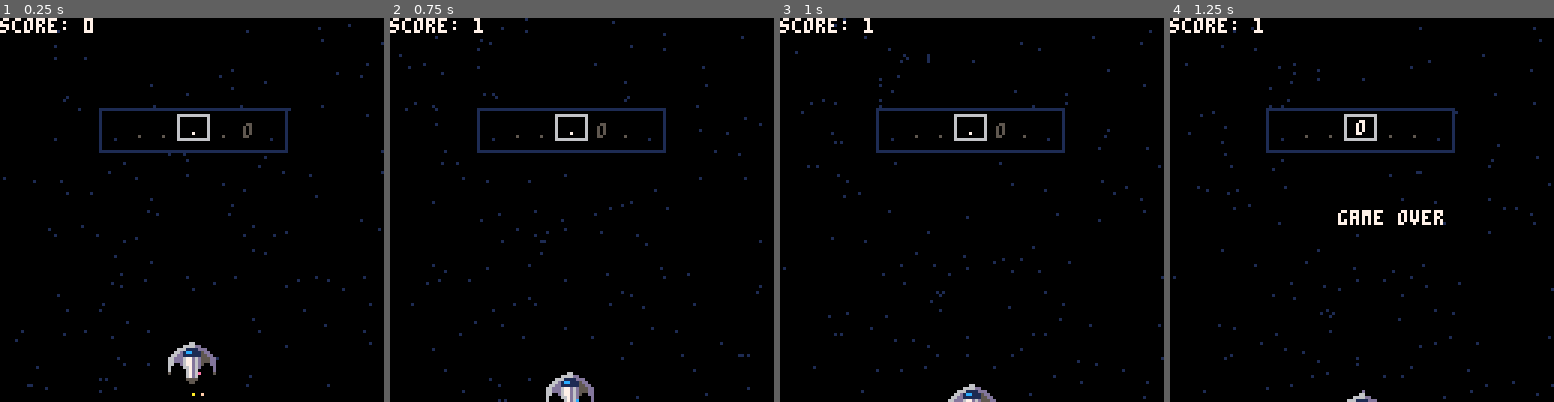
Above: before the commit, frames 1-4 (left to right).
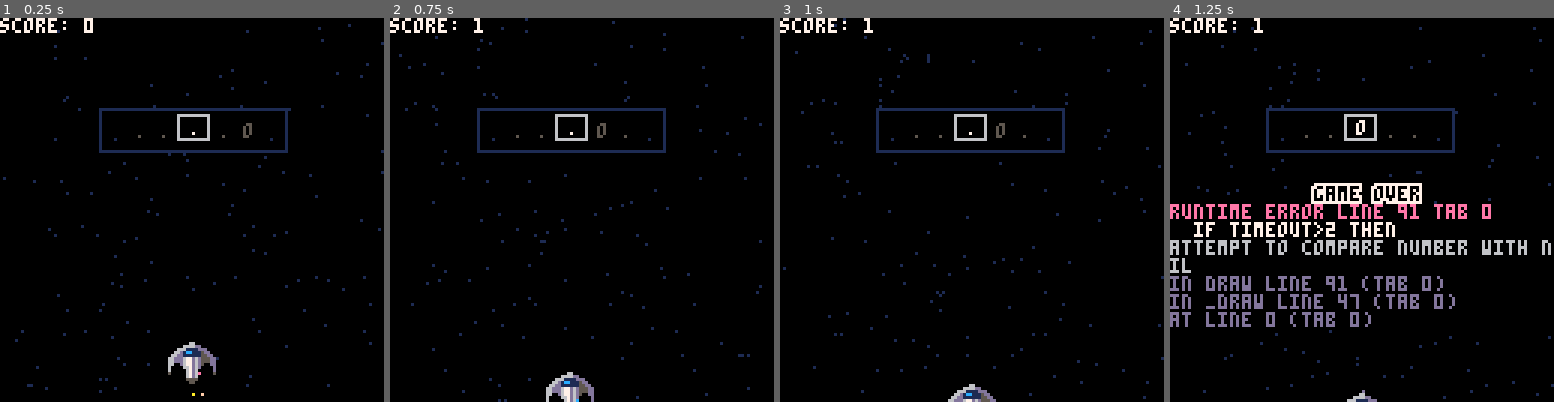
Above: after the commit, the same moments.

Repository: ryanford/EDM-Blastoff
Game: PICO-8 cartridge rhythm-game.p8
The game is run twice, just before and just after one commit, with the same random seed, the same clock (stepped at 60 frames per second) and the same inputs.
Inputs:
- Up to frame 1 (0.25 s): no input
- Up to frame 2 (0.75 s): tap X (X key) at 0.33 s; tap O (Z key) at 0.7 s
- Up to frame 3 (1 s): no input
- Up to frame 4 (1.25 s): tap X (X key) at 1.07 s

Frames 1-3 are identical in both runs. In frame 4, 8.1% of the frame differs, in the area x 0-100%, y 42-82%.
Error after the commit: runtime error line 91 tab 0; if timeout>2 then; attempt to compare number with nil

Commit message:
Gameover with restart

Diff:
--- a/rhythm-game.p8
+++ b/rhythm-game.p8
@@ -85,10 +85,15 @@
 end
 
 function gameover_update()
+  if (btn(5) and timeout>2) _init()
+  timeout+=dt
 end
 
 function gameover_draw()
-  print("game over",56,64,7)
+  print_outline("game over",48,56,7,0)
+  if timeout>2 then
+    print_outline("press x to restart",28,72,7,0)
+  end
 end
 
 function gameover()
@@ -407,6 +412,18 @@
   print("score: " .. flr(score),0,0,7)
 end
 
+function print_outline(string, x, y, color1, color2)
+  print(string, x-1, y+1, color1)
+  print(string, x-1, y, color1)
+  print(string, x-1, y-1, color1)
+  print(string, x, y-1, color1)
+  print(string, x, y+1, color1)
+  print(string, x+1, y+1, color1)
+  print(string, x+1, y-1, color1)
+  print(string, x+1, y, color1)
+  print(string, x, y, color2)
+end
+
 function unpack(t,from,to)
   local from=from or 1
   local to=to or #t
